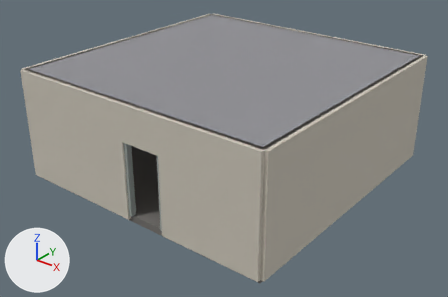
An edit to the glTF model models/environment.glb, drawn before and after from the same camera.
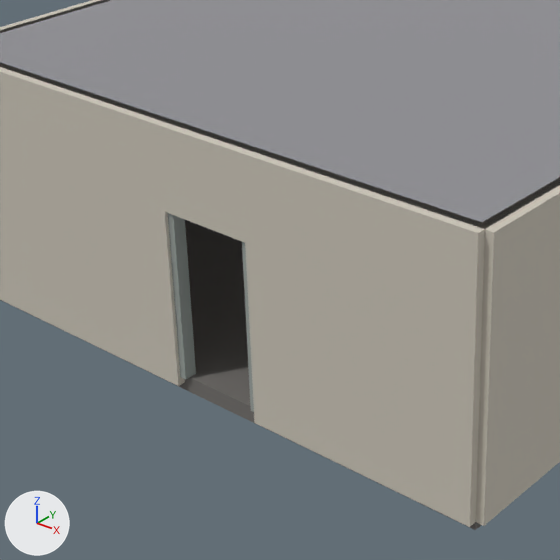
Old and new are each drawn whole from a 50 mm camera at (10.33, -13.2, 8.53) aimed at (0.07, -0.37, 0.58) and again close up on the part from 11% to 66% of the width and 16% to 100% of the height. The axes (+X, +Y, +Z) are drawn at lower left. The lights are the same throughout. The last two pictures show the newer version. Where no turn or scale is listed for an object, it has been applied to the vertices. Vertices at exactly the same position are counted once.

The first close-up shows 'ceiling', 'dframe_l', 'dframe_r', 'door_lintel', 'floor', 'wall_back_l', 'wall_back_r', 'wall_east' and 1 more.
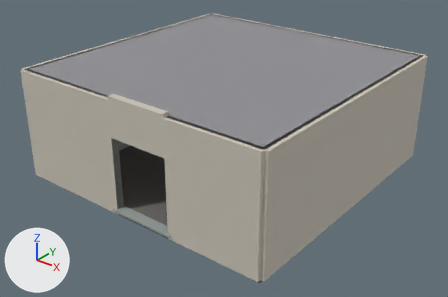
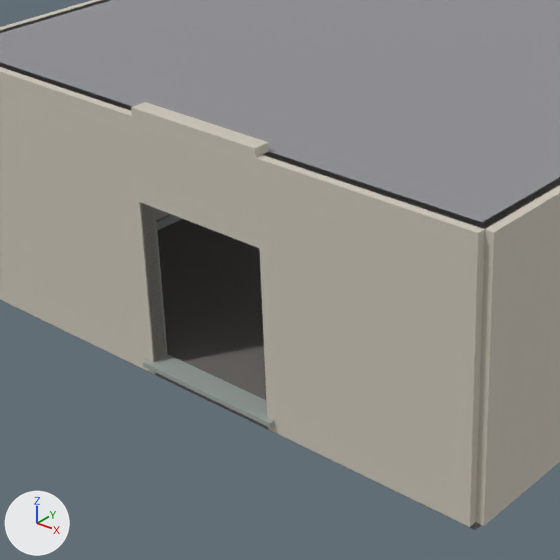
Where the newer file only moved an object's origin or applied its transform, the numbers keep the older frame.

What changed in the scene script:
```text
Change me_cube_008:
    used by ob_dframe_r; location = (1.06, -3.98, 1.05)
    remove me_cube_008.from_pydata(...)  # 8 vertices, 12 faces; spans x -0.05..0.05, y -0.08..0.08, z -1.05..1.05
    add me_cube_008.from_pydata(...)  # 8 vertices, 12 faces; spans x -0.06..0.06, y -0.1..0.1, z -1.08..1.08
    me_cube_008 part 1: the whole mesh is scaled about its middle by (1.2, 1.25, 1.02)
Change me_cube_006:
    used by ob_door_lintel; location = (0.5, -4.0, 2.6)
    remove me_cube_006.from_pydata(...)  # 8 vertices, 12 faces; spans x -0.6..0.6, y -0.1..0.1, z -0.5..0.5
    add me_cube_006.from_pydata(...)  # 8 vertices, 12 faces; spans x -0.9..0.9, y -0.1..0.1, z -0.55..0.55
    me_cube_006 part 2: the whole mesh is scaled about its middle by (1.5, 1, 1.1)
Change me_cube_004:
    used by ob_wall_back_l; location = (-2.05, -4.0, 1.5)
    remove me_cube_004.from_pydata(...)  # 8 vertices, 12 faces; spans x -1.95..1.95, y -0.1..0.1, z -1.6..1.6
    add me_cube_004.from_pydata(...)  # 8 vertices, 12 faces; spans x -1.95..1.55, y -0.1..0.1, z -1.6..1.6
    me_cube_004 part 3: the whole mesh is scaled about its middle by (0.897, 1, 1), then moved by (-0.2, 0.0, 0.0)
Change me_cube_005:
    used by ob_wall_back_r; location = (2.55, -4.0, 1.5)
    remove me_cube_005.from_pydata(...)  # 8 vertices, 12 faces; spans x -1.45..1.45, y -0.1..0.1, z -1.6..1.6
    add me_cube_005.from_pydata(...)  # 8 vertices, 12 faces; spans x -1.25..1.45, y -0.1..0.1, z -1.6..1.6
    me_cube_005 part 4: the whole mesh is scaled about its middle by (0.931, 1, 1), then moved by (0.1, 0.0, 0.0)
Add me_cube_009_1:
    me_cube_009_1.from_pydata(...)  # a box spanning x -1.0..1.0, y -0.15..0.15, z -0.03..0.03
    me_cube_009_1.materials.append(mat_metal)  # grey #9ba4a0
Change ob_dframe_l:
    ob_dframe_l.location: (-0.06, -3.98, 1.05) -> (-0.56, -3.98, 1.07)
Change ob_dframe_r:
    ob_dframe_r.location: (1.06, -3.98, 1.05) -> (1.36, -3.98, 1.07)
Change ob_door_lintel:
    ob_door_lintel.location: (0.5, -4.0, 2.6) -> (0.4, -4.0, 2.65)
Add ob_dsill:
    ob_dsill = bpy.data.objects.new('dsill', me_cube_009_1)
    ob_dsill.location = (0.4, -4.02, 0.03)
```

Boxes (x1, y1, x2, y2) around the edits, measured in the close-ups (560 x 560 px):
'wall_back_r', moved, rescaled: before (241, 147, 489, 527); after (255, 152, 489, 527)
'wall_back_l', moved, rescaled: before (0, 63, 185, 386); after (0, 63, 166, 374)
'door_lintel', moved, rescaled (45% wider, 19% taller): before (158, 120, 253, 243); after (131, 102, 269, 248)
'dframe_l', moved: before (168, 213, 196, 379); after (141, 203, 167, 361)
'dsill', added: after (143, 354, 274, 428)
'dframe_r', moved, rescaled (not visible afterwards): before (242, 242, 254, 412)
